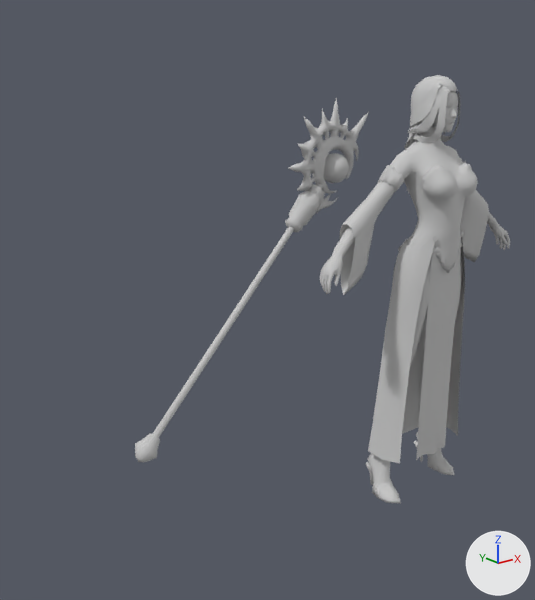
An edit to the FBX model Assets/Character/Hero/1_MainCharacter/Skins/hero_skin_all.FBX, drawn before and after from the same camera.
Both versions are drawn from a 50 mm camera at (-2.27, -1.83, 1.71) aimed at (-0.59, 0.27, 0.87). The axes (+X, +Y, +Z) are drawn at lower right. The lights are the same throughout.

In view in the first picture: 'Staff17_SM', 'body001', 'cloth', 'hair'.
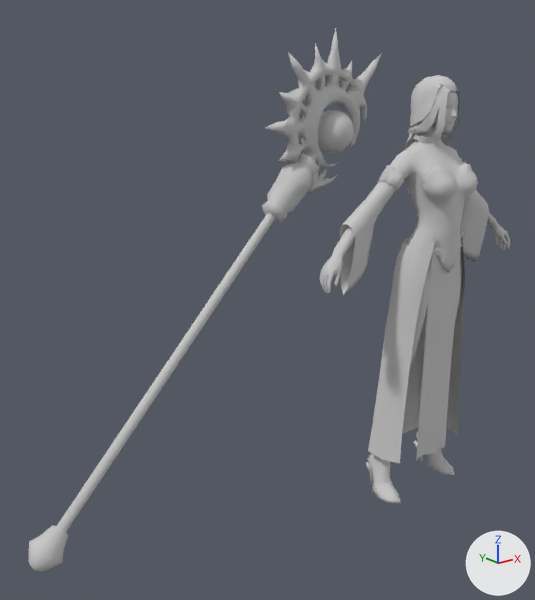
What differs and where, as boxes (x1, y1, x2, y2) in the pictures (535 x 600 px):
'Staff17_SM', moved, turned
    before: (135, 98, 369, 462)
    after: (28, 28, 382, 571)

The change, as a diff of the scene's bpy script:
```diff
--- a/Assets/Character/Hero/1_MainCharacter/Skins/hero_skin_all.FBX.py
+++ b/Assets/Character/Hero/1_MainCharacter/Skins/hero_skin_all.FBX.py
@@ ob_staff17_sm @@
 ob_staff17_sm = bpy.data.objects.new('Staff17_SM', me_mesh)
-ob_staff17_sm.location = (-0.54, 0.317, 1.013)
-ob_staff17_sm.rotation_euler = (-0.0222, 0.836, 0.101)  # degrees (-1.3, 48, 5.8)
+ob_staff17_sm.parent = ob_weapon_r
+ob_staff17_sm.location = (0.0, 0.0, 0.0)
@@ ob_weapon_r @@
+ob_weapon_r = bpy.data.objects.new('Weapon_R', None)
+ob_weapon_r.location = (-0.579, 0.458, 0.984)
+ob_weapon_r.rotation_euler = (-0.0222, 0.836, 0.101)  # degrees (-1.3, 48, 5.8)
+ob_weapon_r.scale = (1.5, 1.5, 1.5)
```
